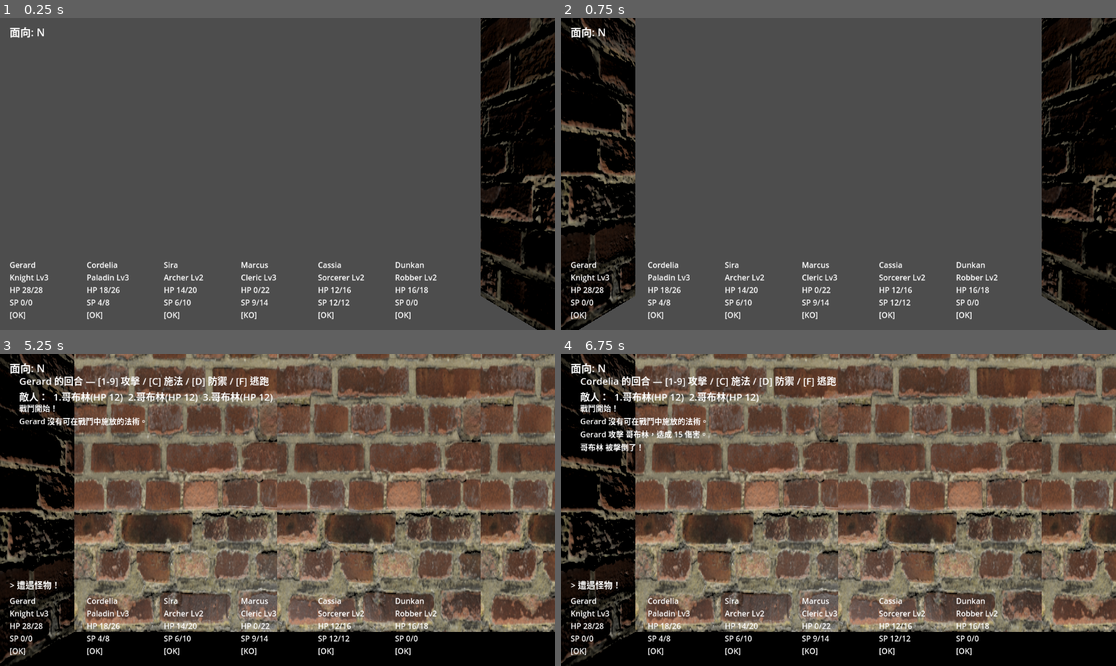
Above: before the commit, frames 1-4 (two rows, left to right).
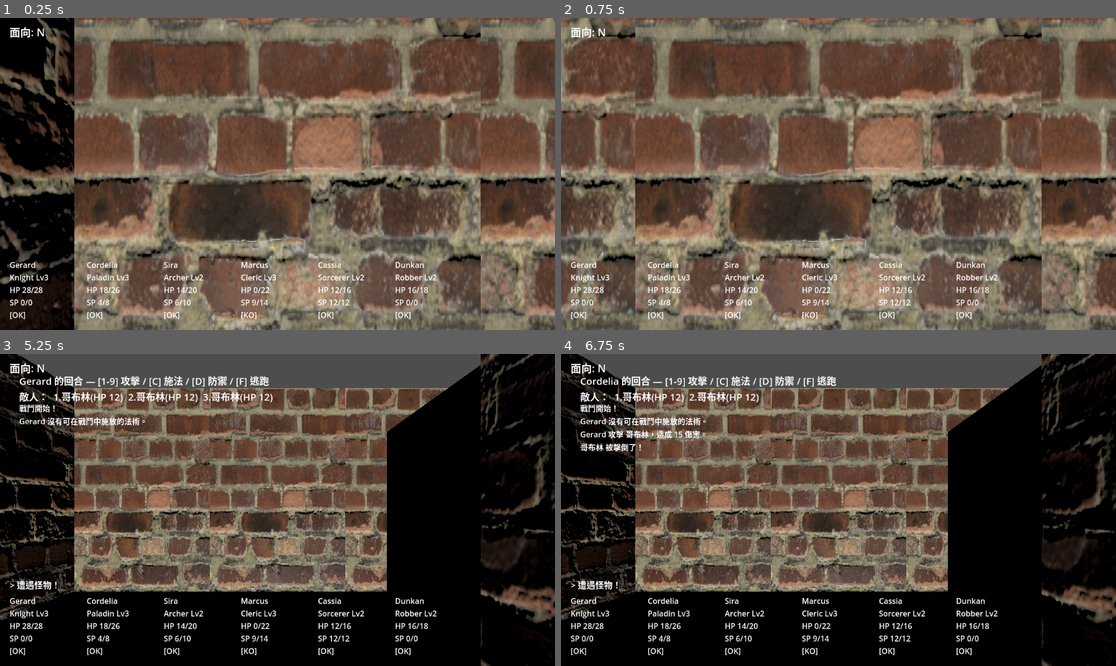
Above: after the commit, the same moments.

Repository: kurtsgm/mm
Game: Godot game, scene res://presentation/world/main.tscn
Same seed, same stepped clock (60 frames per second), same inputs: the game is played once before the commit and once after it.
Inputs (mouse positions are in pixels of both pictures, inside the frame that each line leads up to):
- Up to frame 1 (0.25 s): no input
- Up to frame 2 (0.75 s): tap Enter at 0.5 s; move the mouse to (960, 158) at 0.52 s; hold E (strafe_right) from 0.53 s (still down); hold Shift from 0.53 s (still down); click (960, 158) at 0.67 s
- Up to frame 3 (5.25 s): release E (strafe_right) at 1.25 s; release Shift at 1.25 s; tap Space at 1.25, 2.75, 4.25 s; drag from (166, 525) to (249, 572) at 1.27 s; tap Enter at 2, 3.5 s; move the mouse to (333, 441) at 2.02 s; hold E (strafe_right) 2.03-2.75 s; tap Ctrl at 2.1 s; drag from (249, 572) to (111, 463) at 2.77 s; move the mouse to (444, 556) at 3.52 s; hold Q (strafe_left) 3.53-4.25 s; tap 9 at 3.6 s; drag from (111, 463) to (194, 432) at 4.27 s; move the mouse to (305, 510) at 5.02 s; hold S (move_back) from 5.03 s (still down); tap C at 5.1 s; click (305, 510) at 5.17 s
- Up to frame 4 (6.75 s): release S (move_back) at 5.75 s; drag from (755, 432) to (727, 525) at 5.77 s; move the mouse to (960, 494) at 6.52 s; hold W (move_forward) from 6.53 s (still down); tap 2 at 6.6 s

The runs differ from the first frame. In frame 1, 86% of the frame differs, in the area x 0-100%, y 0-100%; in frame 2, 85%; in frame 3, 67%; in frame 4, 67%.

Commit message:
fix(world): align GridMap to cell_to_world (cell_center_x/z=false)
GridMap defaults cell_center_x/z=true, placing every tile +half a cell
(+1,+1) from GridGeometry.cell_to_world where the player stands → player
clipped into walls, dungeon looked offset/misaligned. Set x/z corner-based
so map_to_local == cell_to_world (delta 0). Adds an alignment regression
test (unit tests only checked cell index, not world transform). 248/248.

Co-Authored-By: Claude Opus 4.8 (1M context) <noreply@anthropic.com>

Diff:
--- a/presentation/world/world_builder.gd
+++ b/presentation/world/world_builder.gd
@@ -16,7 +16,11 @@
 	for grid in [_floor_grid, _feature_grid]:
 		grid.mesh_library = theme.mesh_library
 		grid.cell_size = Vector3(GridGeometry.CELL_SIZE, WALL_HEIGHT, GridGeometry.CELL_SIZE)
-		grid.cell_center_y = false  # cell y-index j 的原點落在世界 y = j * cell_size.y
+		# 原點對齊 GridGeometry.cell_to_world（cell x/z → x*CELL，無半格偏移）。
+		# 預設 cell_center_x/z=true 會 +半格 → 玩家偏移、穿牆。y 也用 corner-based。
+		grid.cell_center_x = false
+		grid.cell_center_y = false
+		grid.cell_center_z = false
 	var lib := theme.mesh_library
 	var floor_id := lib.find_item_by_name(theme.floor_item)
 	var ceiling_id := -1
--- a/tests/presentation/test_world_builder.gd
+++ b/tests/presentation/test_world_builder.gd
@@ -56,6 +56,19 @@
 	assert_eq(feat.get_cell_item(Vector3i(1, 1, 1)), ceil_id)
 	assert_eq(feat.get_cell_item(Vector3i(0, 1, 0)), GridMap.INVALID_CELL_ITEM)
 
+func test_gridmap_world_position_aligns_with_cell_to_world():
+	# 回歸測試：GridMap 擺放的世界座標必須與玩家用的 GridGeometry.cell_to_world 對齊，
+	# 否則玩家會偏移半格、穿進牆裡（GridMap 預設 cell_center_x/z=true 會 +半格）。
+	var wb := _wb()
+	wb.build(_map("###\n#@#\n###"))
+	for grid_name in ["FloorGrid", "FeatureGrid"]:
+		var grid: GridMap = wb.get_node(grid_name)
+		for c in [Vector2i(0, 0), Vector2i(1, 1), Vector2i(2, 0)]:
+			var ml: Vector3 = grid.map_to_local(Vector3i(c.x, 0, c.y))
+			var cw: Vector3 = GridGeometry.cell_to_world(c)
+			assert_almost_eq(ml.x, cw.x, 0.001, "%s x 未對齊 cell_to_world @ %s" % [grid_name, c])
+			assert_almost_eq(ml.z, cw.z, 0.001, "%s z 未對齊 cell_to_world @ %s" % [grid_name, c])
+
 func _theme_with_ceiling() -> DungeonTheme:
 	var t := DungeonTheme.new()
 	t.theme_id = "test_ceiling"
